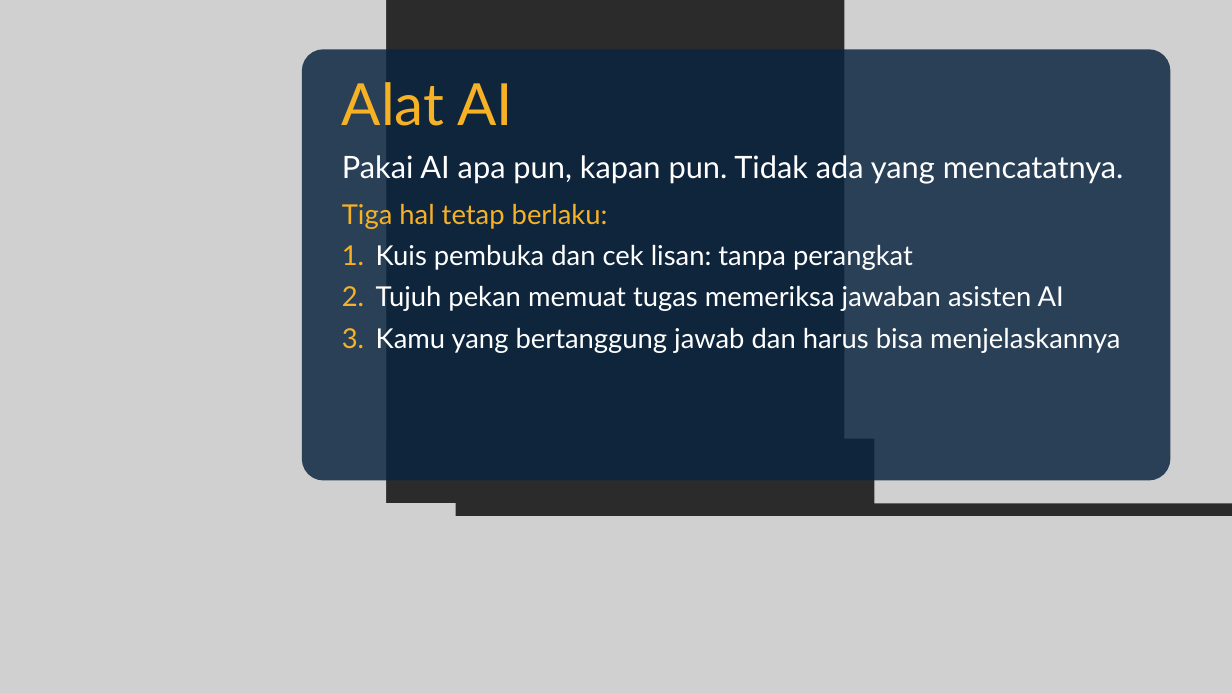
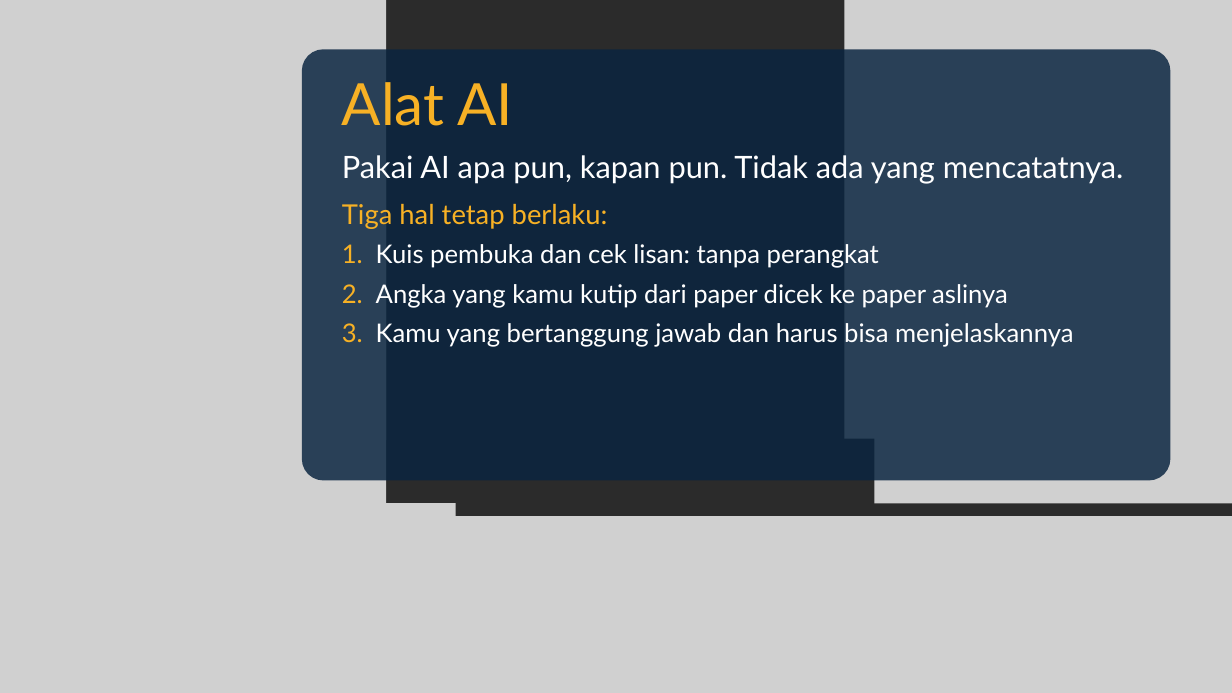
Before and after one commit to dafx7/COMPUTING-AI-ML-OPTIMIZATION, a slide deck: slide 25 of week0/slides/Pertemuan-0-Kickoff.pptx (slide 11 before the commit). Drawn at 1232x693 pixels with LibreOffice and Linux fonts; fonts in the diff are those of the drawing; grey boxes stand for pictures; background and template pictures are left out; a plain dark background stands for a picture behind light text. Boxes give left, top, right and bottom in pixels: in the first picture for what was removed or moved away, otherwise in the second. Text is boxed around its words. In the diff, an @@ line names an element or a change of style, - is before the commit and + after.

```diff
--- a/week0/slides/Pertemuan-0-Kickoff.pptx
+++ b/week0/slides/Pertemuan-0-Kickoff.pptx
@@ text at box(376, 244, 1073, 347): size 32 to 30 pt in "Kuis pembuka dan cek lisan: tanpa perangkat", "Kamu yang bertanggung jawab dan harus bisa ..." @@
@@ text at box(376, 284, 1008, 308): text changed; size 32 to 30 pt @@
-2. Tujuh pekan memuat tugas memeriksa jawaban asisten AI
+2. Angka yang kamu kutip dari paper dicek ke paper aslinya
```
Also in this commit, not shown: 6 other slides changed, 15 slides added, 6 slides removed, 16 other files.
